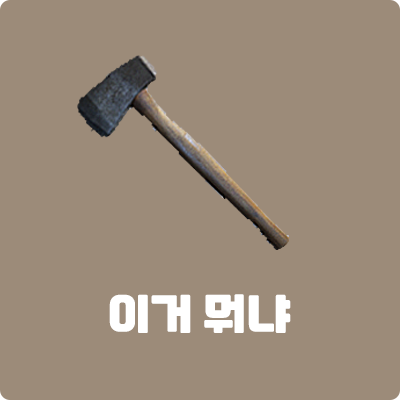
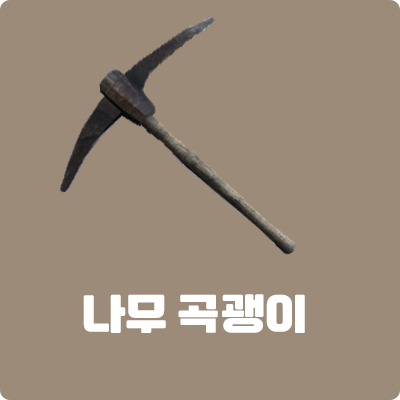
Two versions of the same layered image (w=400, h=400). Layer-by-layer changes:
renamed "이거 뭐냐" to "나무 곡괭이", painted on it over [83, 294, 305, 333]
added layer "레이어 2" above "레이어 1" over [60, 15, 296, 255]
hid "레이어 1" over [77, 52, 290, 250]
